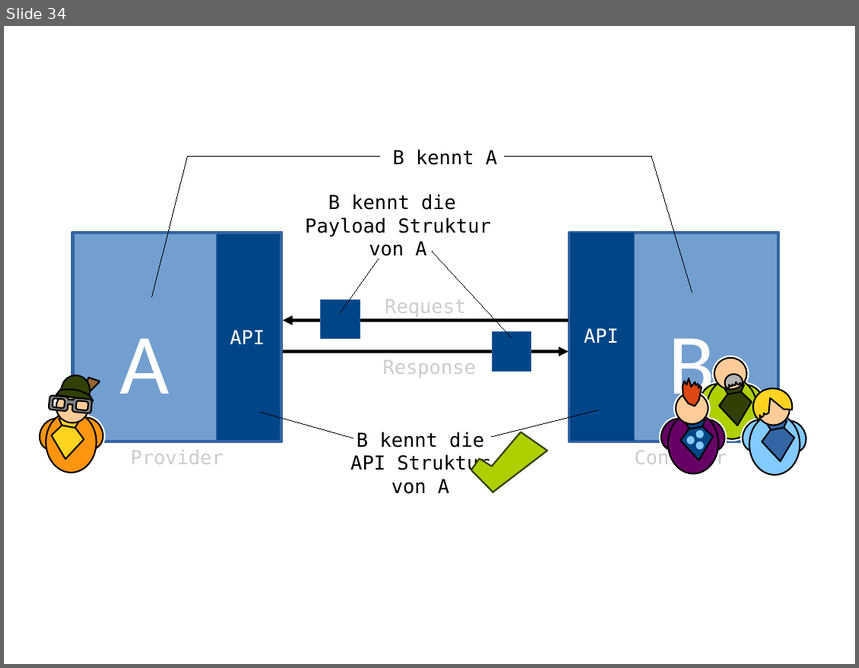
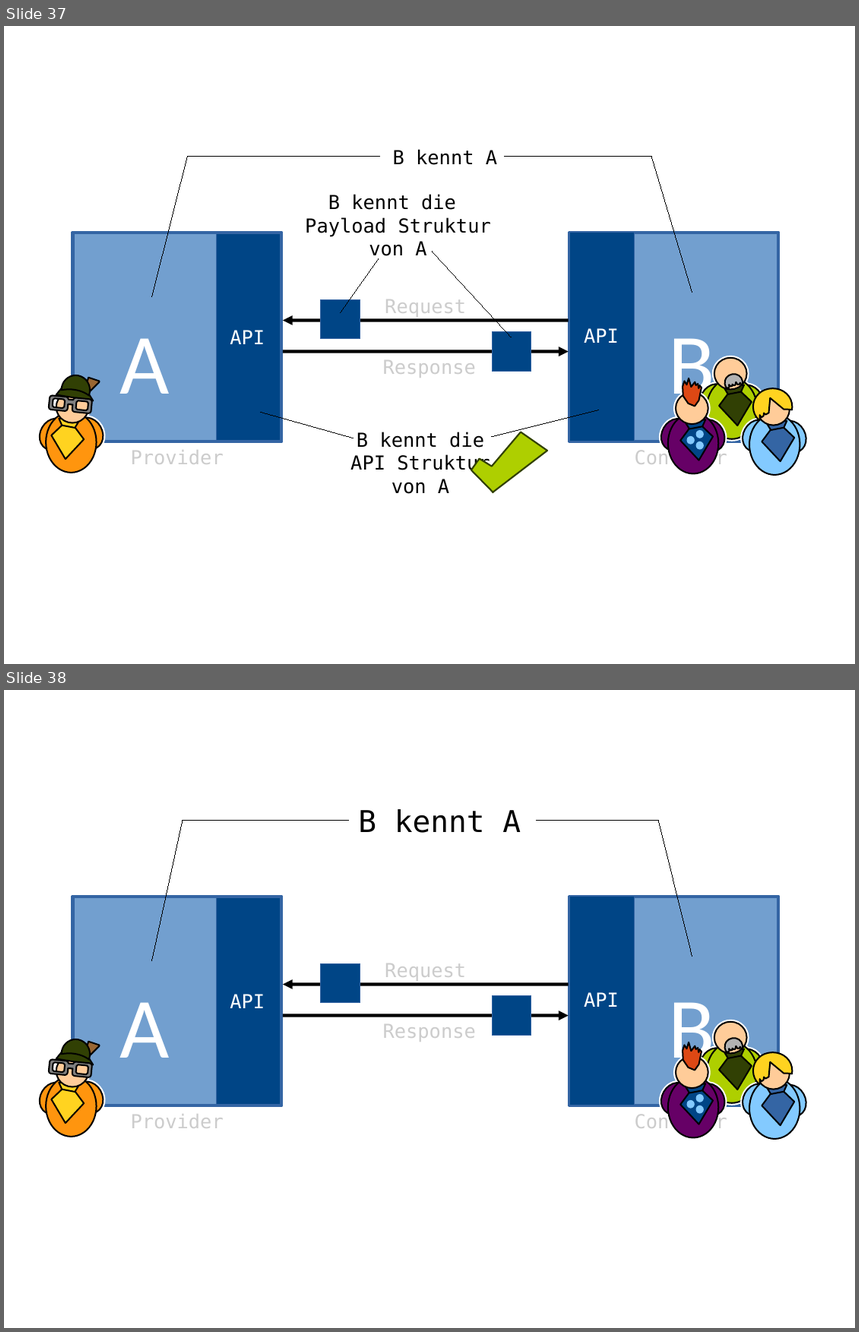
Before and after one commit to xdoo/schema_evolution_demo, a slide deck: Folien.odp. Shown one above the other, each under a label of ours: slide 34 before the commit, slides 37 and 38 after it. The pictures are 859x668 and 859x1332 pixels, drawn with LibreOffice and Linux fonts; fonts in the diff are those of the drawing. Boxes give left, top, right and bottom in pixels: in the first picture for what was removed or moved away, otherwise in the second. Text is boxed around its words. In the diff, an @@ line names an element or a change of style, - is before the commit and + after.

```diff
--- a/Folien.odp
+++ b/Folien.odp
@@ slide 38 added at [4, 690, 855, 1328], background #FFFFFF @@
@@ freeform shape added at [151, 821, 348, 961], outline #000000 0 pt @@
@@ text added at [358, 809, 521, 833], 28 pt, text #000000 @@
+B kennt A
@@ freeform shape added at [537, 821, 693, 957], outline #000000 0 pt @@
@@ rectangle added at [72, 897, 281, 1106], fill #729FCF, outline #3465A4 3 pt @@
@@ rectangle added at [72, 897, 281, 1106], outline #3465A4 3 pt @@
@@ rectangle added at [218, 897, 282, 1106], fill #004586, outline #3465A4 0 pt @@
@@ rectangle added at [570, 897, 778, 1106], fill #729FCF, outline #3465A4 3 pt @@
@@ rectangle added at [570, 897, 778, 1106], outline #3465A4 3 pt @@
@@ rectangle added at [570, 897, 635, 1106], fill #004586, outline #3465A4 0 pt @@
@@ arrow added from (569, 984) to (283, 984), #000000 3 pt @@
@@ rectangle added at [321, 964, 360, 1004], fill #004586, outline #3465A4 0 pt @@
@@ text added at [385, 964, 466, 981], 18 pt, text #CCCCCC @@
+Request
@@ text added at [120, 1002, 170, 1058], 80 pt, text #FFFFFF @@
+A
@@ text added at [230, 994, 265, 1008], 18 pt, text #FFFFFF @@
+API
@@ rectangle added at [492, 996, 531, 1035], fill #004586, outline #3465A4 0 pt @@
@@ text added at [584, 992, 619, 1007], 18 pt, text #FFFFFF @@
+API
@@ text added at [669, 1002, 715, 1078], 80 pt, text #FFFFFF @@
+B
@@ arrow added from (283, 1016) to (569, 1016), #000000 3 pt @@
@@ text added at [383, 1024, 476, 1042], 18 pt, text #CCCCCC @@
+Response
@@ group added at [656, 1042, 731, 1138]: 7 ellipses, 4 freeform shapes @@
@@ group added at [694, 1022, 769, 1103]: 4 freeform shapes, 4 ellipses @@
@@ group added at [737, 1053, 813, 1140]: 4 freeform shapes, 4 ellipses @@
@@ group added at [34, 1040, 109, 1137]: 7 freeform shapes, 4 ellipses @@
@@ text added at [131, 1114, 224, 1129], 18 pt, text #CCCCCC @@
+Provider
@@ text added at [635, 1113, 728, 1133], 18 pt, text #CCCCCC @@
+Consumer
@@ what was slide 34 is now slide 37 @@
```
Also in this commit, not shown: 1 slide changed, 16 other slides added, 1 slide removed, 1 other file.
